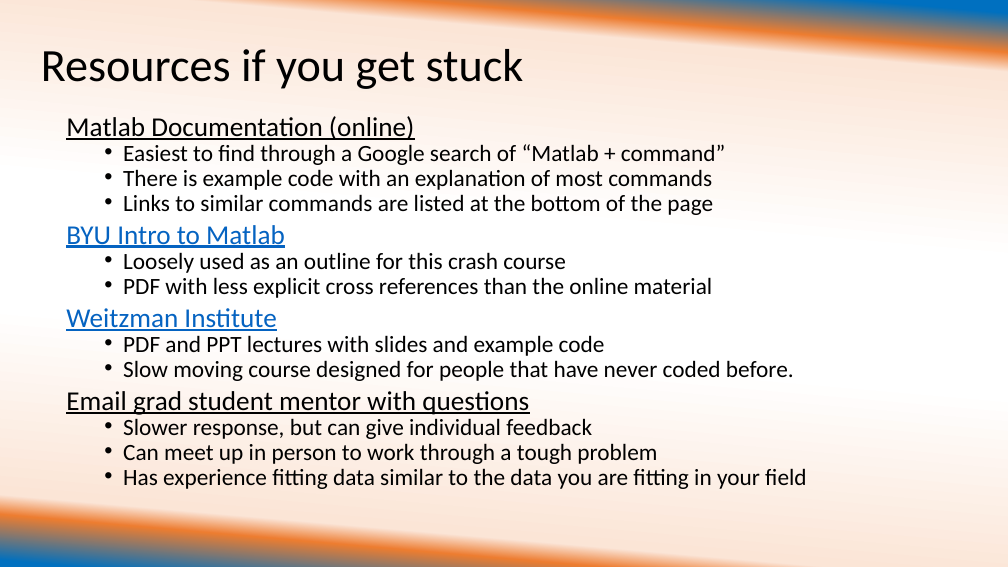
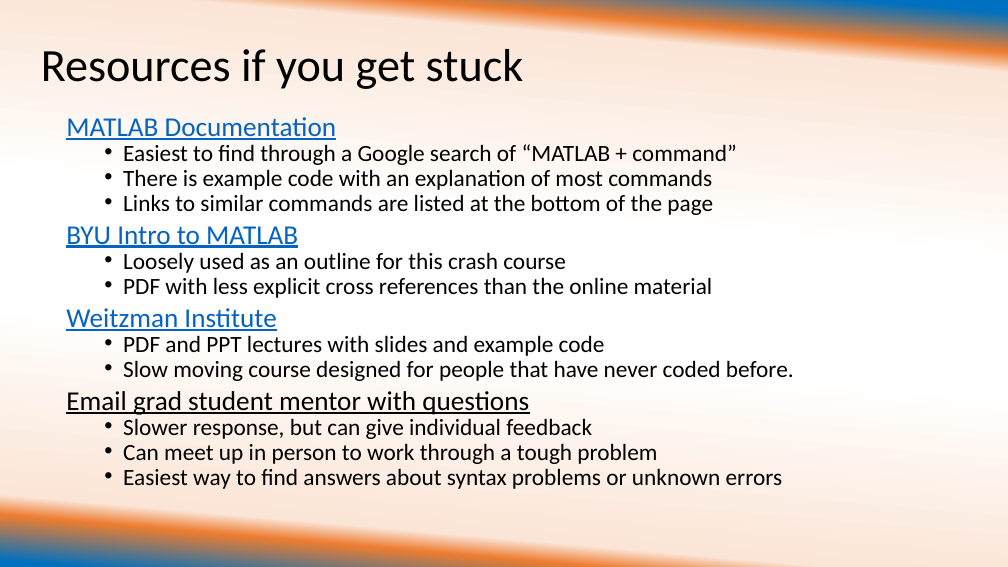
Before and after one commit to ehuemill/Intro-to-Matlab, a slide deck: slide 3 of Day 2 of Crash Course/University of Illinois REU Introduction to Matlab Day.pptx. Drawn at 1008x567 pixels with LibreOffice and Linux fonts; fonts in the diff are those of the drawing. Boxes give left, top, right and bottom in pixels: in the first picture for what was removed or moved away, otherwise in the second. Text is boxed around its words. In the diff, an @@ line names an element or a change of style, - is before the commit and + after.

Commit message:
Finishing Touches on Presentations
I finished up Day 2, changed the spelling of MATLAB to be all caps
throughout, and made sure that the "This is what mine looks like" was
included for each example in both days.

```diff
--- a/Day 2 of Crash Course/University of Illinois REU Introduction to Matlab Day.pptx
+++ b/Day 2 of Crash Course/University of Illinois REU Introduction to Matlab Day.pptx
@@ text at <box>66,117,737,165</box>: text changed @@
-Matlab Documentation (online)
-  • Easiest to find through a Google search of “Matlab + command”
+MATLAB Documentation
+  • Easiest to find through a Google search of “MATLAB + command”
@@ text at <box>66,226,298,248</box>: text changed @@
-BYU Intro to Matlab
+BYU Intro to MATLAB
@@ text at <box>123,468,783,489</box>: text changed @@
-  • Has experience fitting data similar to the data you are fitting in your field
+  • Easiest way to find answers about syntax problems or unknown errors
```
Also in this commit, not shown: 5 other slides changed, 6 slides added, 1 slide removed, 16 other files.
